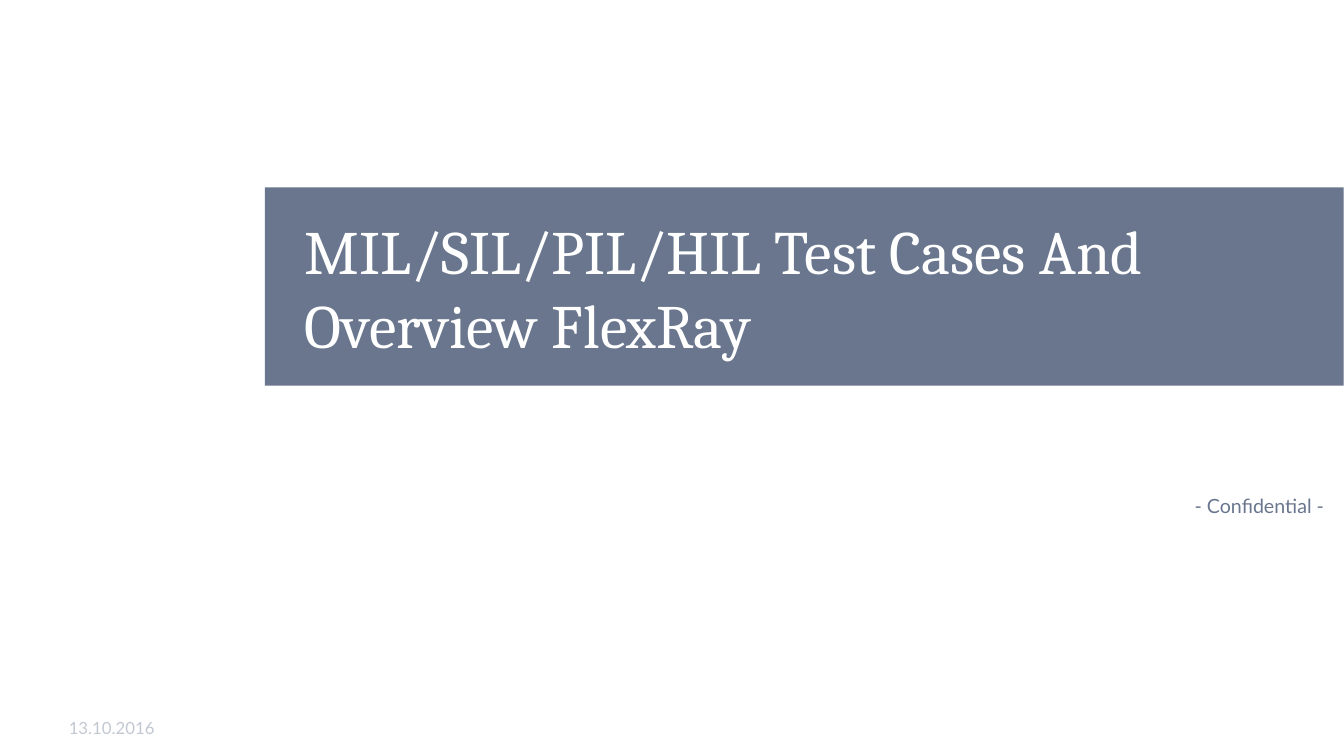
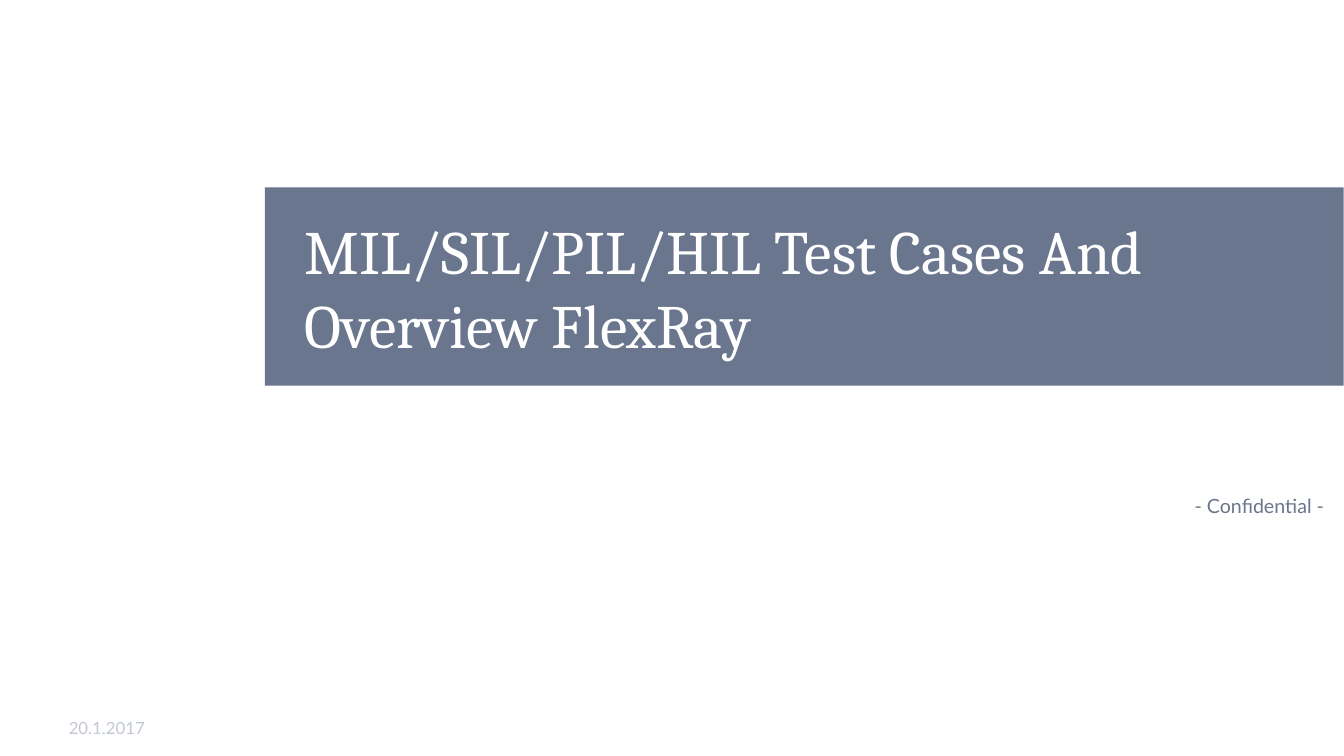
Before and after one commit to Huynhtri027/AndroidProject, a slide deck: slide 1 of SW-Coding & MIL-Test.pptx. Drawn at 1344x756 pixels with LibreOffice and Linux fonts; fonts in the diff are those of the drawing; background and template pictures are left out. Boxes give left, top, right and bottom in pixels: in the first picture for what was removed or moved away, otherwise in the second. Text is boxed around its words. In the diff, an @@ line names an element or a change of style, - is before the commit and + after.

```diff
--- a/SW-Coding & MIL-Test.pptx
+++ b/SW-Coding & MIL-Test.pptx
@@ text at [69, 722, 145, 734]: text changed @@
-13.10.2016
+20.1.2017
```
Also in this commit, not shown: 21 other slides changed.
